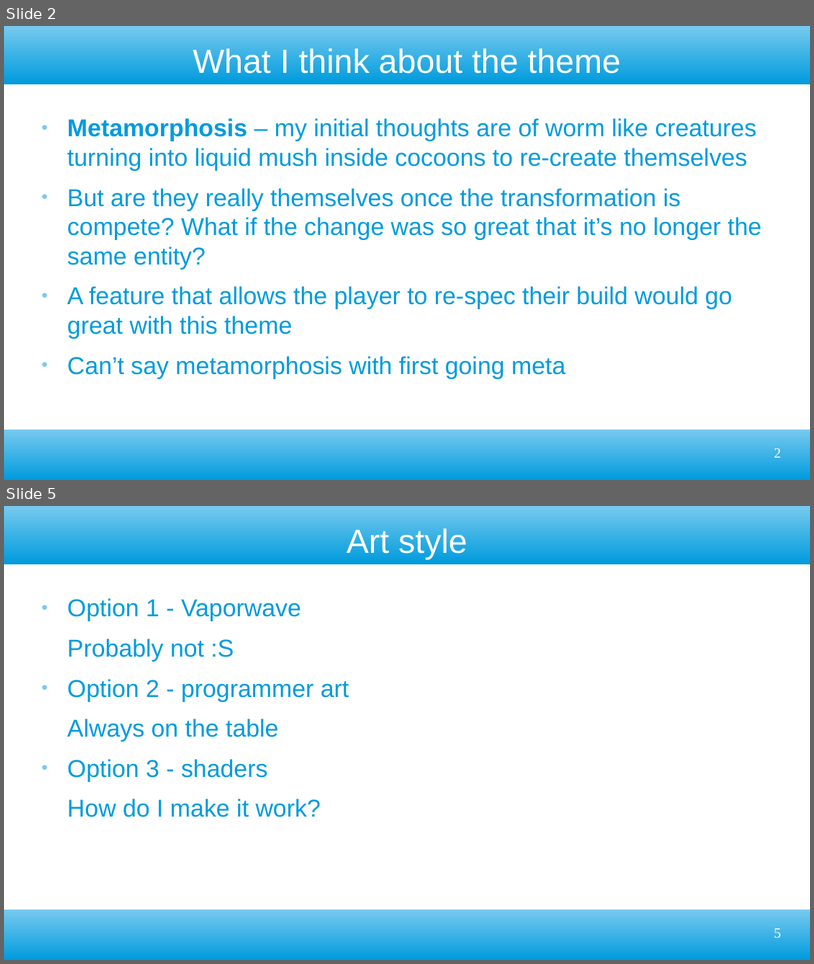
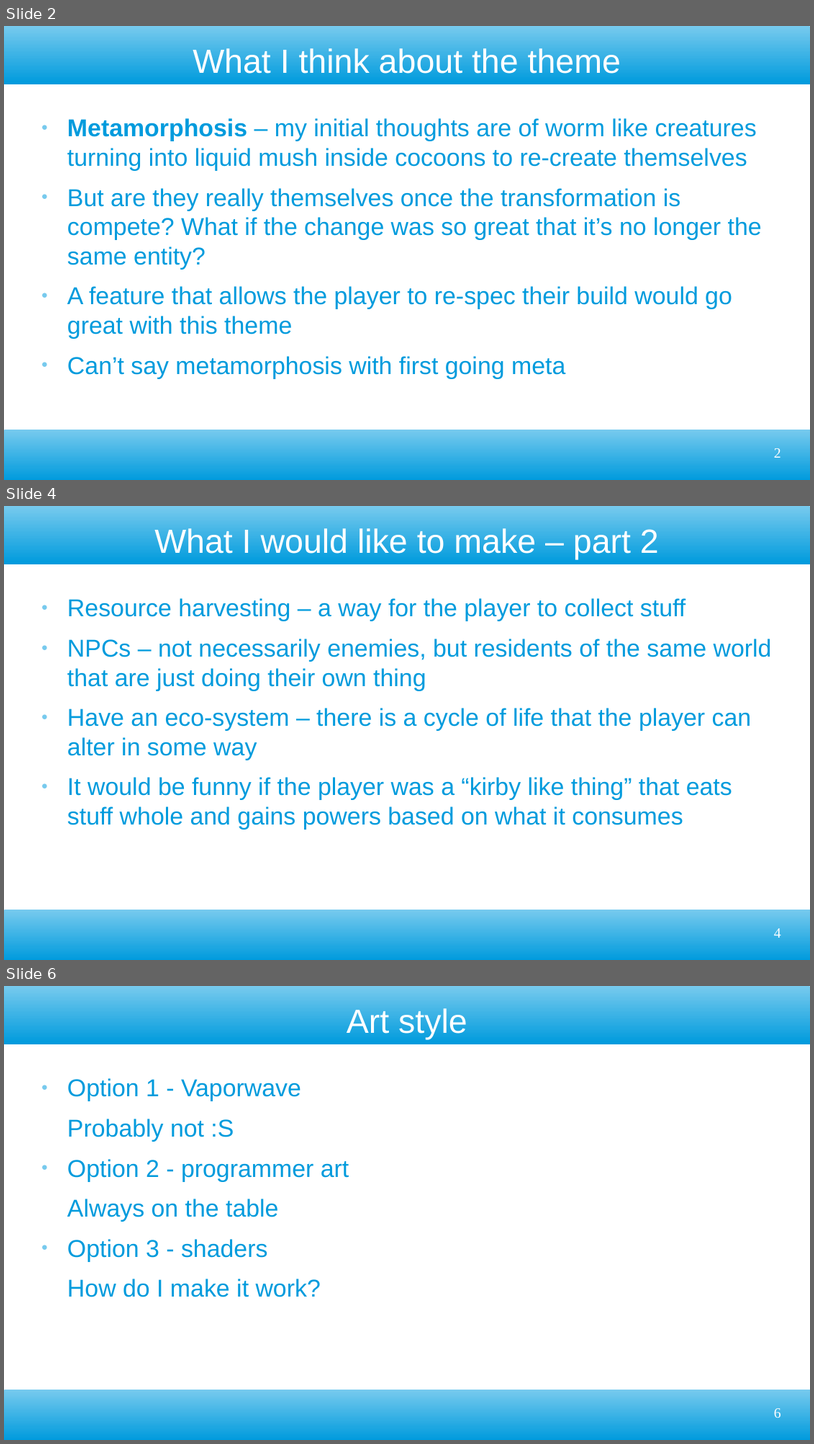
Before and after one commit to ktosox/GWJ77-Metamorphosis, a slide deck: GDD.odp. Shown one above the other, each under a label of ours: slides 2 and 5 before the commit, slides 2, 4 and 6 after it; the slides between them are not shown. The pictures are 814x964 and 814x1444 pixels, drawn with LibreOffice and Linux fonts; fonts in the diff are those of the drawing. Boxes give left, top, right and bottom in pixels: in the first picture for what was removed or moved away, otherwise in the second. Text is boxed around its words. In the diff, an @@ line names an element or a change of style, - is before the commit and + after.

```diff
--- a/GDD.odp
+++ b/GDD.odp
@@ slide 4 added at (x1=4, y1=506, x2=810, y2=960), background #FFFFFF; not listed: 2 template elements that a slide beside it also shows @@
@@ title added at (x1=154, y1=528, x2=659, y2=559), 33 pt, text #FFFFFF @@
+What I would like to make – part 2
@@ text added at (x1=67, y1=598, x2=772, y2=829), 24 pt, text #009BDD @@
+● Resource harvesting – a way for the player to collect stuff
+● NPCs – not necessarily enemies, but residents of the same world that are just doing their own thing
+● Have an eco-system – there is a cycle of life that the player can alter in some way
+● It would be funny if the player was a “kirby like thing” that eats stuff whole and gains powers based on what it consumes
@@ page number added at (x1=774, y1=928, x2=782, y2=937), 14 pt, text #FFFFFF @@
+4
@@ what was slide 5 is now slide 6 @@
@@ page number at (x1=774, y1=1408, x2=782, y2=1417): text changed @@
-5
+6
```
Also in this commit, not shown: 2 slides changed, 2 other slides added.
